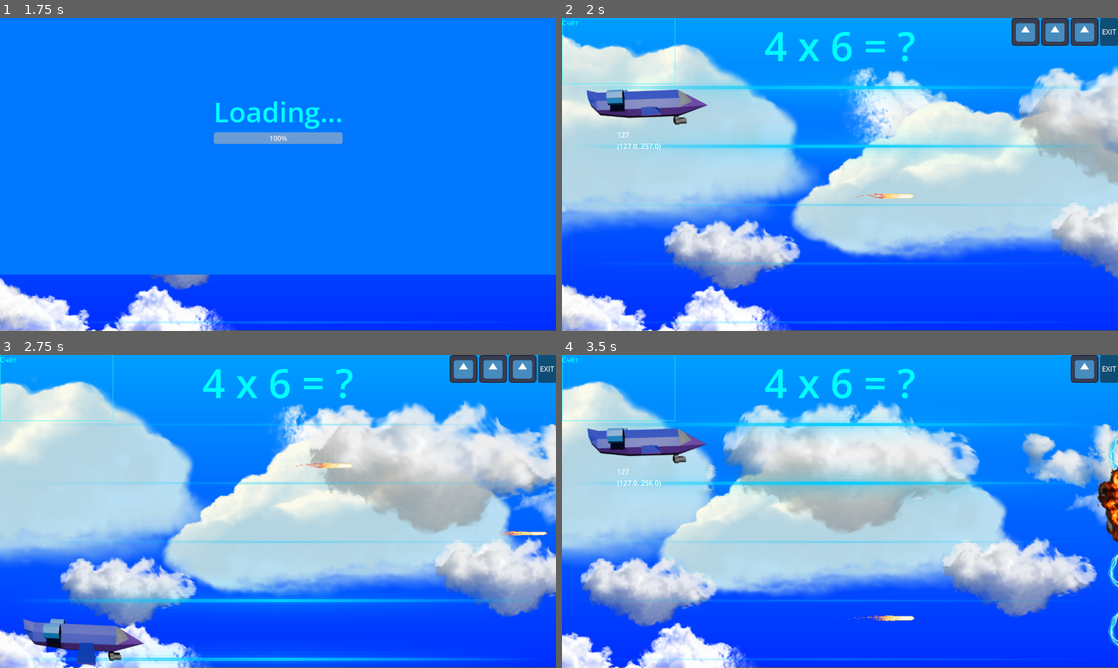
Above: before the commit, frames 1-4 (two rows, left to right).
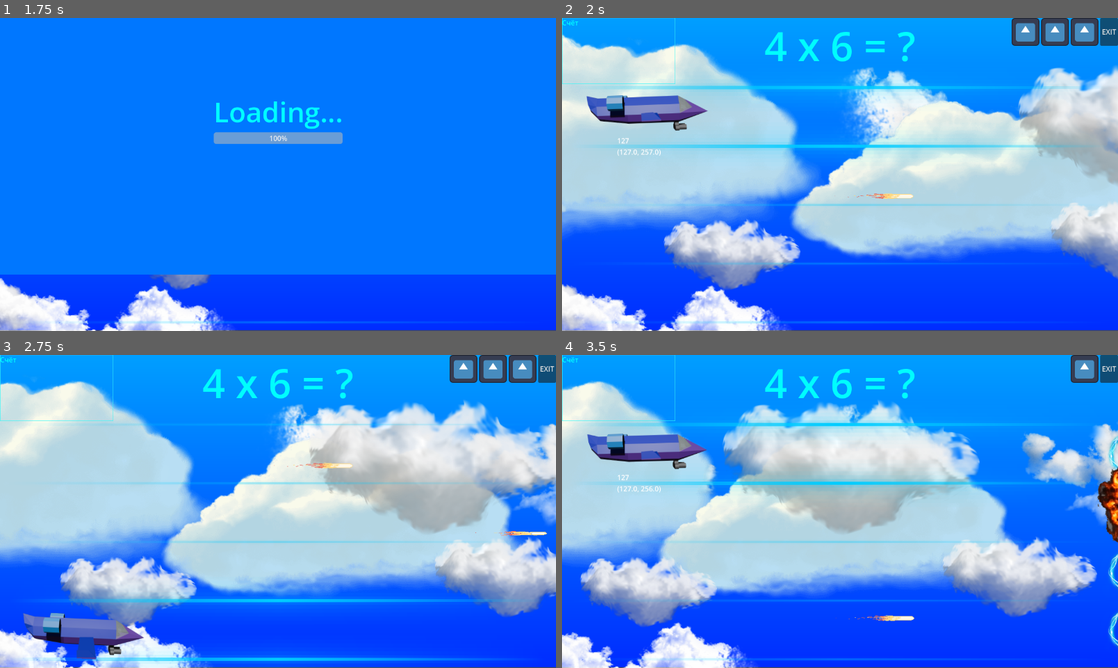
Above: after the commit, the same moments.

Repository: GGamezebo/quizmatik
Game: Godot game, scene res://main.tscn
The game is run twice, just before and just after one commit, with the same random seed, the same clock (stepped at 60 frames per second) and the same inputs. The engine's default icon, where the game draws it, is replaced by a stand-in: a white triangle on a blue panel in a dark square.
Inputs:
- Up to frame 1 (1.75 s): click "Старт" at 0.5 s; hold Up (ui_up) from 1.28 s (still down); tap Space (shoot) at 1.35 s
- Up to frame 2 (2 s): keep holding Up (ui_up)
- Up to frame 3 (2.75 s): release Up (ui_up) at 2.03 s; hold Down (ui_down) from 2.03 s (still down); tap Space (shoot) at 2.1 s
- Up to frame 4 (3.5 s): release Down (ui_down) at 2.78 s; hold Up (ui_up) from 2.78 s (still down); tap Space (shoot) at 2.85 s

Frame 1 is identical in both runs. In frame 2, 1.8% of the frame differs, in the area x 4-27%, y 22-44%; in frame 3, 1.5%; in frame 4, 1.8%.

Commit message:
fix bug, refactoring

Diff:
--- a/src/contexts/game_context/game_context.tscn
+++ b/src/contexts/game_context/game_context.tscn
@@ -9,7 +9,6 @@
 [ext_resource type="Resource" uid="uid://bg11w4vfrn34r" path="res://src/contexts/game_context/game_events.tres" id="7_7ifmk"]
 [ext_resource type="PackedScene" uid="uid://cafp7vy16q1kc" path="res://src/features/answer/answer.tscn" id="7_e5mqp"]
 [ext_resource type="Resource" uid="uid://gld8eub23u54" path="res://src/contexts/root_events.tres" id="8_xkl2s"]
-[ext_resource type="Script" uid="uid://bno0ug70wftrj" path="res://src/contexts/game_context/game_logic/event_resender.gd" id="9_eryq5"]
 [ext_resource type="Script" uid="uid://dcrpw105eqlxa" path="res://src/contexts/game_context/game_logic/shot_manager.gd" id="10_0hyv8"]
 [ext_resource type="PackedScene" uid="uid://bwyvda87ui0x5" path="res://src/features/shot/shot.tscn" id="11_ug3i8"]
 [ext_resource type="PackedScene" uid="uid://bcowytgx55cwf" path="res://src/features/explosion/explosion.tscn" id="12_587mb"]
@@ -63,15 +62,11 @@
 game_events = ExtResource("7_7ifmk")
 root_events = ExtResource("8_xkl2s")
 
-[node name="EventResender" type="Node" parent="GameManager" unique_id=561385266]
-script = ExtResource("9_eryq5")
-game_events = ExtResource("7_7ifmk")
-
 [node name="ShotManager" type="Node" parent="." unique_id=1495127714]
 script = ExtResource("10_0hyv8")
 shot_scene = ExtResource("11_ug3i8")
 explosion_scene = ExtResource("12_587mb")
-gameEvents = ExtResource("7_7ifmk")
+game_events = ExtResource("7_7ifmk")
 
 [node name="HUD" type="CanvasLayer" parent="." unique_id=769805075]
 layer = -1
@@ -134,6 +129,6 @@
 text = "EXIT"
 
 [connection signal="evShoot" from="Player" to="ShotManager" method="_on_player_ev_shoot"]
-[connection signal="ev_player_colladed" from="Player" to="GameManager/EventResender" method="_on_player_ev_player_colladed"]
+[connection signal="ev_player_colladed" from="Player" to="GameManager" method="_on_player_colladed"]
 [connection signal="ev_question_changed" from="GameManager" to="HUD/Answer" method="_on_game_manager_ev_question_changed"]
 [connection signal="button_down" from="HUD/HBoxContainer/Exit" to="HUD" method="_on_exit_button_down"]
--- a/src/contexts/game_context/game_events.gd
+++ b/src/contexts/game_context/game_events.gd
@@ -2,5 +2,4 @@
 extends Resource
 
 @warning_ignore("unused_signal") signal ev_explosion(answer:Answer)
-@warning_ignore("unused_signal") signal ev_player_colladed(player:Player, answer:Answer)
 @warning_ignore("unused_signal") signal ev_health_changed(health:int)
--- a/src/contexts/game_context/game_logic/entity_border.gd
+++ b/src/contexts/game_context/game_logic/entity_border.gd
@@ -2,13 +2,10 @@
 
 @export var gameArea: GameArea
 @export var entities: Array[Node]
-@export var BOTTOM_OFFSET: float = 80
-@export var UP_OFFSET: float = 220
 
-func _physics_process(_delta):
+func _process(_delta: float) -> void:
 	for entity in entities:
-		var area = gameArea.gameplay_area
-
-		var height = entity.get_size().y
+		var area: Rect2 = gameArea.gameplay_area
+		var height: float = entity.get_size().y
 		entity.position.x = clamp(entity.position.x, area.position.x, area.end.x)
 		entity.position.y = clamp(entity.position.y, area.position.y + height/2, area.end.y - height/2)
--- a/src/contexts/game_context/game_logic/event_resender.gd
+++ /dev/null
@@ -1,6 +0,0 @@
-extends Node
-
-@export var game_events:GameEvents
-
-func _on_player_ev_player_colladed(player: Player, area: Area2D) -> void:
-	game_events.ev_player_colladed.emit(player, area)
--- a/src/contexts/game_context/game_logic/game_manager.gd
+++ b/src/contexts/game_context/game_logic/game_manager.gd
@@ -4,7 +4,7 @@
 signal ev_selected_lane_changed
 signal ev_question_changed
 
-@export var player: Node2D
+@export var player: Player
 @export var area: GameArea
 @export var gameConfig: GameConfig
 @export var answerScene: PackedScene
@@ -36,7 +36,6 @@
 
 func _ready() -> void:
 	event_listener.add(game_events.ev_explosion, _on_event_manager_ev_explosion)
-	event_listener.add(game_events.ev_player_colladed, _on_player_colladed)
 	makeNewRound()
 
 func _exit_tree() -> void:
@@ -113,7 +112,7 @@
 		answer.setup(x, y, option, gameConfig.answer_speed)
 		answer.ev_killed.connect(_on_answer_killed)
 		options.append(answer)
-		get_tree().root.add_child.call_deferred(answer)
+		owner.add_child.call_deferred(answer)
 
 
 func _on_event_manager_ev_explosion(answer: Answer) -> void:
--- a/src/contexts/game_context/game_logic/shot_manager.gd
+++ b/src/contexts/game_context/game_logic/shot_manager.gd
@@ -2,17 +2,17 @@
 
 @export var shot_scene: PackedScene
 @export var explosion_scene: PackedScene
-@export var gameEvents: GameEvents
+@export var game_events: GameEvents
 
 func _on_player_ev_shoot(position:Vector2) -> void:
 	if shot_scene:
 		var shot = shot_scene.instantiate()
 		shot.init(position)
 		shot.ev_explosion.connect(_on_explosion)
-		get_tree().root.add_child(shot)
+		owner.add_child(shot)
 
 func _on_explosion(answer:Answer) -> void:
 	var explosion:Explosion = explosion_scene.instantiate()
 	explosion.init(answer.position)
-	get_tree().root.add_child.call_deferred(explosion)
-	gameEvents.ev_explosion.emit(answer)
+	owner.add_child.call_deferred(explosion)
+	game_events.ev_explosion.emit(answer)
--- a/src/features/answer/label.gd
+++ b/src/features/answer/label.gd
@@ -24,7 +24,7 @@
 func set_answer_text(new_text: String):
 	text = new_text
 	# Ждем конца кадра, чтобы Godot обновил внутренний размер текста
-	await get_tree().process_frame
+	await owner.process_frame
 	_update_best_fit()
 
 func _update_best_fit():
--- a/src/features/player/player.gd
+++ b/src/features/player/player.gd
@@ -1,5 +1,5 @@
+class_name Player
 extends Area2D
-class_name Player
 
 signal evDirectionChanged
 signal evShoot
Not shown, removed: src/contexts/game_context/game_logic/event_resender.gd.uid
